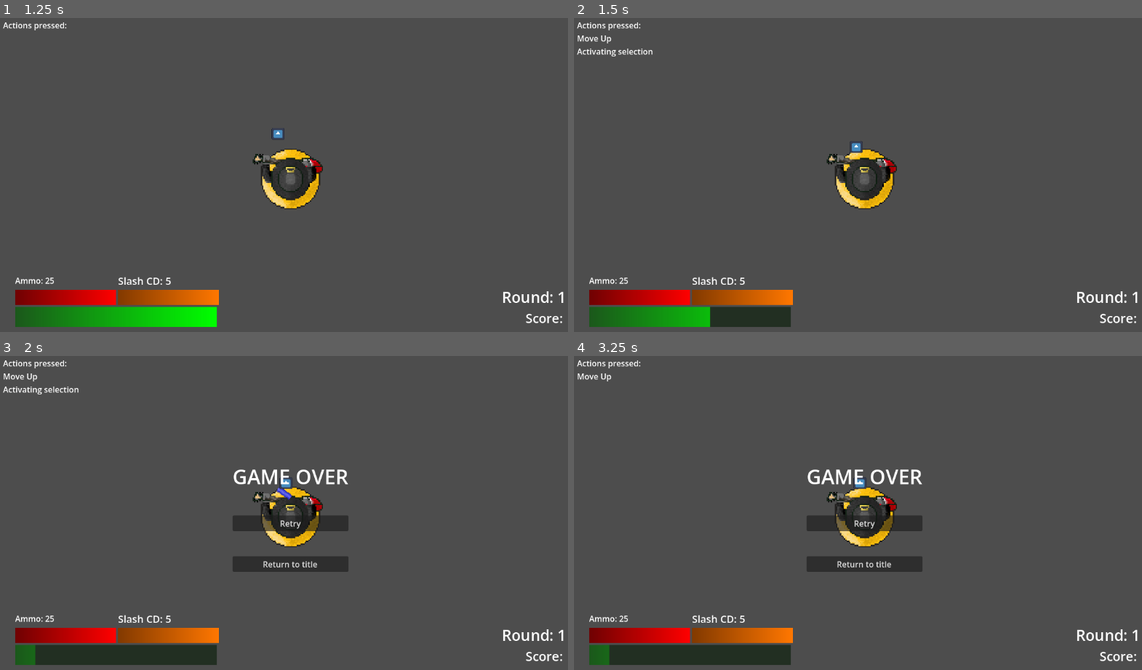
Above: before the commit, frames 1-4 (two rows, left to right).
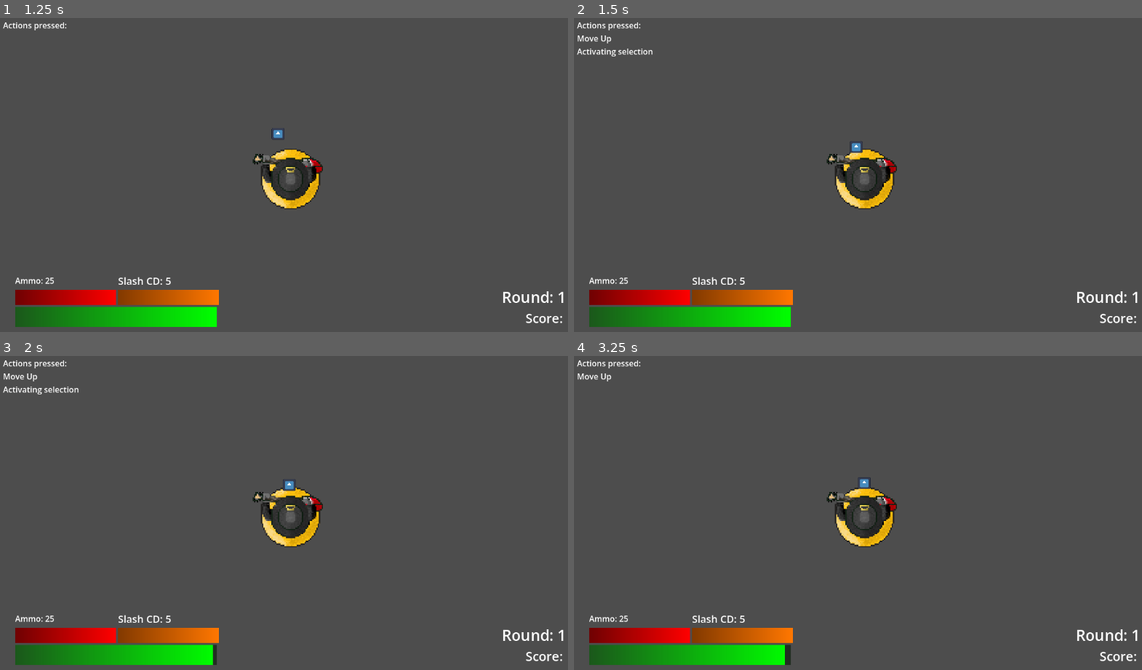
Above: after the commit, the same moments.

Repository: Rhyslan/GuitarBoard_Game
Game: Godot game, scene res://scenes/title/title_screen.tscn
The game is run twice, just before and just after one commit, with the same random seed, the same clock (stepped at 60 frames per second) and the same inputs. The engine's default icon, where the game draws it, is replaced by a stand-in: a white triangle on a blue panel in a dark square.
Inputs (mouse positions are in pixels of both pictures, inside the frame that each line leads up to):
- Up to frame 1 (1.25 s): click "Play" at 0.5 s
- Up to frame 2 (1.5 s): hold W (Up) from 1.28 s (still down); hold Left (Attack) from 1.28 s (still down)
- Up to frame 3 (2 s): keep holding W (Up); keep holding Left (Attack); tap Space (Jump) at 1.52 s; tap 2 (Beam) at 1.55 s
- Up to frame 4 (3.25 s): release W (Up) at 2 s; release Left (Attack) at 2 s; click (863, 522) at 2 s, where only the run before the commit has a clickable "Retry"; hold W (Up) from 2.78 s (still down); tap 2 (Beam) at 2.85 s; tap Space (Jump) at 3.02 s; tap 4 (Dash) at 3.05 s

Frame 1 is identical in both runs. In frame 2, 0.9% of the frame differs, in the area x 23-39%, y 91-99%; in frame 3, 4.3%, in the area x 6-62%, y 36-99%; in frame 4, 4.2%.

Commit message:
Add slash cooldown

Diff:
--- a/guitar-board/entities/player/beam.gd
+++ b/guitar-board/entities/player/beam.gd
@@ -4,7 +4,7 @@
 
 @export var cast_speed := 7000.0
 @export var max_length := 1400.0
-@export var start_distance := 40.0
+@export var start_distance := 0.0
 @export var growth_time := 0.1
 @export var is_casting := false: set = set_is_casting
 
--- a/guitar-board/entities/player/beam.tscn
+++ b/guitar-board/entities/player/beam.tscn
@@ -17,7 +17,6 @@
 shape = SubResource("RectangleShape2D_idiqm")
 target_position = Vector2(0, 0)
 script = ExtResource("1_7u0ro")
-start_distance = 0.0
 
 [node name="Line2D" type="Line2D" parent="." unique_id=730368625]
 visible = false
--- a/guitar-board/entities/player/player.gd
+++ b/guitar-board/entities/player/player.gd
@@ -12,12 +12,19 @@
 @export var rot_speed := 5.0
 
 @export_category("Actions")
+@export_group("Gun")
 @export var max_bullet_count := 25
+@export_group("Beam")
 @export var max_beam_amount := 100
-@export var beam_deplete_rate := 5
-@export var beam_refill_rate := 2
-@export var slash_cooldown := 5
-@export var dash_cooldown := 2
+@export var beam_deplete_rate := 20
+@export var beam_refill_rate := 5
+@export_group("Slash")
+@export var max_slash_cooldown := 5.0
+@export var slash_cd_speed := 5.0
+@export_group("Dash")
+@export var max_dash_cooldown := 2
+@export var dash_speed_multiplier := 2
+@export_group("Shield")
 @export var max_shield_amount := 100
 @export var shield_deplete_rate := 5
 @export var shield_refill_rate := 2
@@ -31,8 +38,8 @@
 	"shield": false
 }
 
-var reloading := false
-var beam_state := "refil"
+var is_reloading := false
+var is_slash_cooldown := false
 
 @onready var bullets_remaining: float = max_bullet_count
 @onready var beam_remaining: float = max_beam_amount
@@ -42,6 +49,7 @@
 @onready var slash := $Slash
 @onready var attack_spawn := $AttackSpawn
 @onready var health := max_health
+@onready var slash_cooldown := max_slash_cooldown
 
 
 func _ready() -> void:
@@ -49,16 +57,12 @@
 
 
 func _physics_process(delta: float) -> void:
-	ui.update_display(round(health), round(bullets_remaining), beam_remaining, shield_remaining, slash_cooldown)
+	ui.update_display(round(health), round(bullets_remaining), beam_remaining, shield_remaining, round(slash_cooldown))
 	get_input(delta)
 	move_and_slide()
 
-	if reloading:
-		if bullets_remaining < max_bullet_count:
-			bullets_remaining += 5 * delta
-
-		if bullets_remaining >= max_bullet_count:
-			reloading = false
+	reload(delta)
+	cooldown_slash(delta)
 
 	#everything the player hits
 	for i in get_slide_collision_count():
@@ -90,7 +94,7 @@
 		jump()
 
 	if Input.is_action_just_pressed("Reload"):
-		reloading = true
+		is_reloading = true
 
 	if Input.is_action_just_pressed("Attack"):
 		if selectedActions["gun"]:
@@ -123,7 +127,7 @@
 
 
 func shoot():
-	if bullets_remaining > 0 and not reloading:
+	if bullets_remaining > 0 and not is_reloading:
 		var b = bullet.instantiate()
 		self.get_parent().add_child(b)
 		b.transform = attack_spawn.global_transform
@@ -131,7 +135,7 @@
 
 		if bullets_remaining < 0:
 			bullets_remaining = 0
-	elif reloading:
+	elif is_reloading:
 		# Put currently reloading warning here
 		print("currently reloading")
 	else:
@@ -139,6 +143,15 @@
 		print("need to reload")
 
 
+func reload(delta: float):
+	if is_reloading:
+		if bullets_remaining < max_bullet_count:
+			bullets_remaining += 5 * delta
+
+		if bullets_remaining >= max_bullet_count:
+			is_reloading = false
+
+
 func beam_deplete(delta: float):
 	if beam_remaining > 0.0 and beam.is_casting:
 		beam_remaining -= beam_deplete_rate * delta
@@ -156,7 +169,19 @@
 
 
 func do_slash():
-	slash.attack()
+	if not is_slash_cooldown:
+		slash.attack()
+		is_slash_cooldown = true
+
+
+func cooldown_slash(delta: float):
+	if is_slash_cooldown:
+		if slash_cooldown > 0:
+			slash_cooldown -= slash_cd_speed * delta
+
+		if slash_cooldown <= 0:
+			is_slash_cooldown = false
+			slash_cooldown = max_slash_cooldown
 
 
 func dash():
--- a/guitar-board/scenes/test/test.tscn
+++ b/guitar-board/scenes/test/test.tscn
@@ -258,7 +258,6 @@
 position = Vector2(1482, 901)
 platform_floor_layers = 4294901760
 ui = NodePath("../UI Canvas/UI")
-max_health = 10.0
 
 [node name="Path2D" type="Path2D" parent="Player" unique_id=2075246612]
 position = Vector2(-620, -158)
@@ -280,7 +279,6 @@
 
 [node name="Mob" parent="." unique_id=409378065 instance=ExtResource("5_oj4i3")]
 position = Vector2(1388, 607)
-dmg_per_sec = 10.0
 
 [connection signal="round_change" from="." to="UI Canvas/UI" method="_on_test_round_change"]
 [connection signal="round_change" from="." to="SpawnTimer" method="_on_round_change"]
